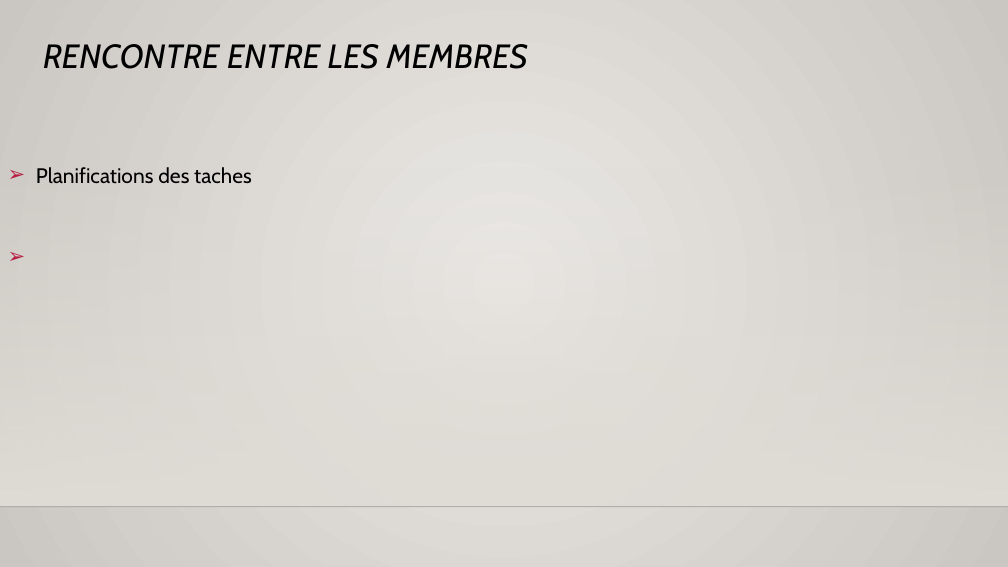
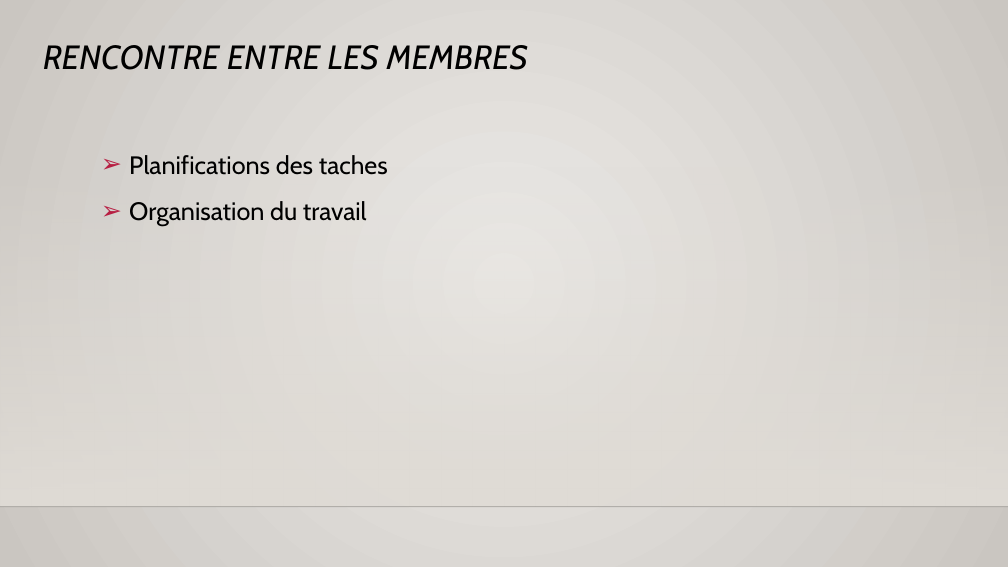
Before and after one commit to SEG2105-uottawa/seg2505-projet-equipe-a19-18, a slide deck: slide 3 of SEG 2505 Presentation.pptx. Drawn at 1008x567 pixels with LibreOffice and Linux fonts; fonts in the diff are those of the drawing; background and template pictures are left out. Boxes give left, top, right and bottom in pixels: in the first picture for what was removed or moved away, otherwise in the second. Text is boxed around its words. In the diff, an @@ line names an element or a change of style, - is before the commit and + after.

Commit message:
Mise a jour la presentation
Ceci est pour la presentation finale et ca permet a chaque membre de telechrger la presentation

```diff
--- a/SEG 2505 Presentation.pptx
+++ b/SEG 2505 Presentation.pptx
@@ text "Planifications des taches": place and size @@
-text "Planifications des taches" at box(36, 167, 252, 184)
+text "Planifications des taches" at box(129, 155, 388, 227)
@@ text at box(129, 155, 388, 175): size 20 to 24 pt in "Planifications des taches" @@
@@ text at box(129, 201, 367, 227): paragraph added @@
+➢ Organisation du travail
```
Also in this commit, not shown: 2 other slides changed, 1 slide added, 1 slide removed, 1 other file.
